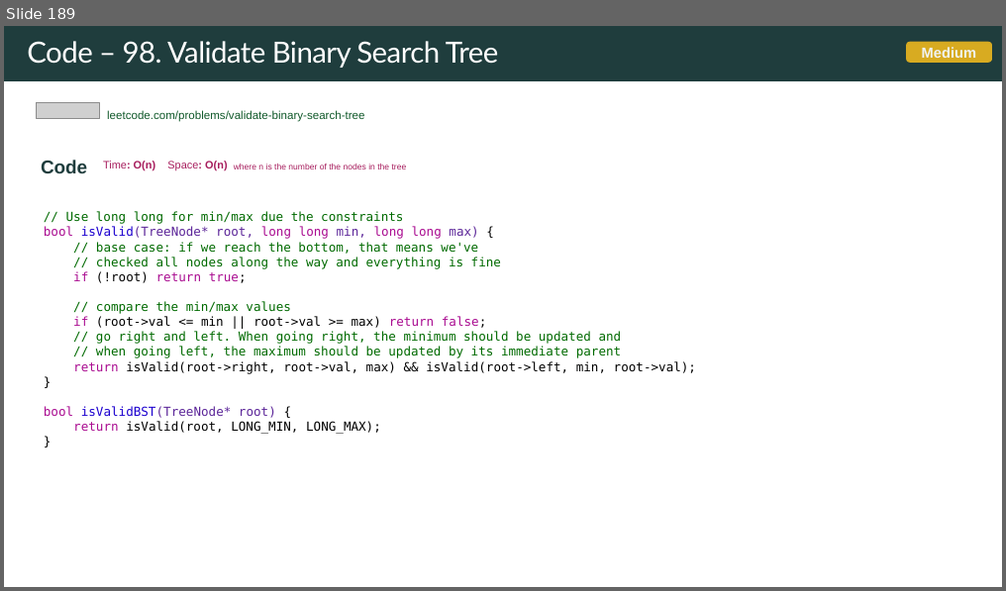
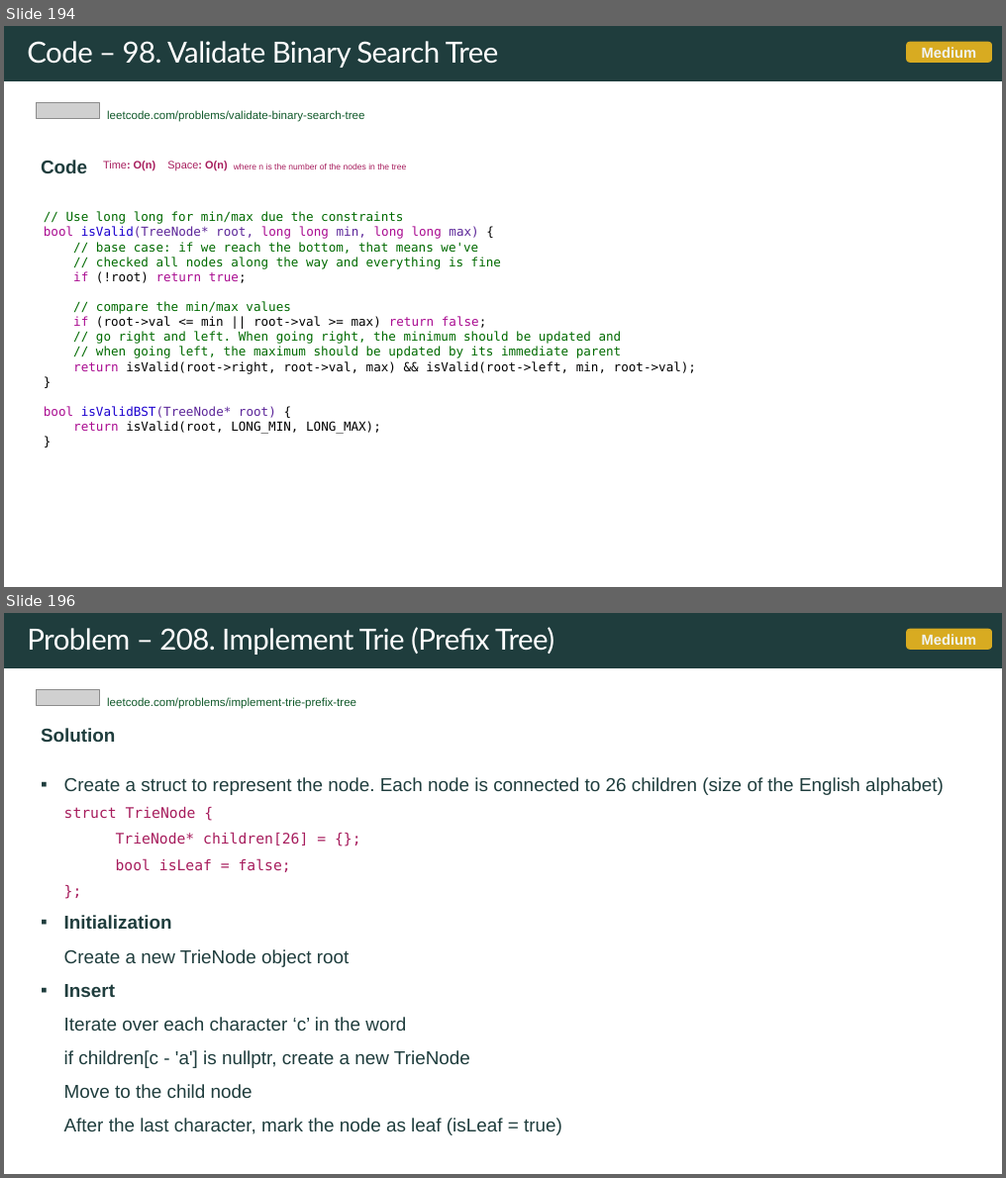
Before and after one commit to rfdavid/coding-interview-handbook-cpp, a slide deck: Algorithm and problem Solving Cheatsheet.pptm. Shown one above the other, each under a label of ours: slide 189 before the commit, slides 194 and 196 after it; the slides between them are not shown. The pictures are 1006x591 and 1006x1178 pixels, drawn with LibreOffice and Linux fonts; fonts in the diff are those of the drawing; grey boxes stand for pictures. Boxes give left, top, right and bottom in pixels: in the first picture for what was removed or moved away, otherwise in the second. Text is boxed around its words. In the diff, an @@ line names an element or a change of style, - is before the commit and + after.

```diff
--- a/Algorithm and problem Solving Cheatsheet.pptm
+++ b/Algorithm and problem Solving Cheatsheet.pptm
@@ slide 196 added at (4, 613, 1002, 1174), background #FFFFFF; not listed: 1 template element that a slide beside it also shows @@
@@ title added at (27, 627, 554, 655), 28 pt, text #FFFFFF @@
+Problem – 208. Implement Trie (Prefix Tree)
@@ rounded rectangle added at (906, 629, 992, 650), fill #E2B120 at 95% opacity, 14 pt, text #F0F3F3, bold @@
+Medium
@@ picture added at (37, 689, 100, 706) @@
@@ text added at (107, 697, 356, 709), 11 pt, text #0F5829 @@
+leetcode.com/problems/implement-trie-prefix-tree
@@ text added at (41, 728, 944, 1136), 18 pt, text #1F3D3D @@
+Solution
+▪ Create a struct to represent the node. Each node is connected to 26 children (size of the English alphabet)
+  struct TrieNode {
+  TrieNode* children[26] = {};
+  bool isLeaf = false;
+  };
+▪ Initialization
+  Create a new TrieNode object root
+▪ Insert
+  Iterate over each character ‘c’ in the word
+  if children[c - 'a'] is nullptr, create a new TrieNode
+  Move to the child node
+  After the last character, mark the node as leaf (isLeaf = true)
@@ what was slide 189 is now slide 194 @@
```
Also in this commit, not shown: 7 slides changed, 13 other slides added, 1 slide removed, 14 other files.
